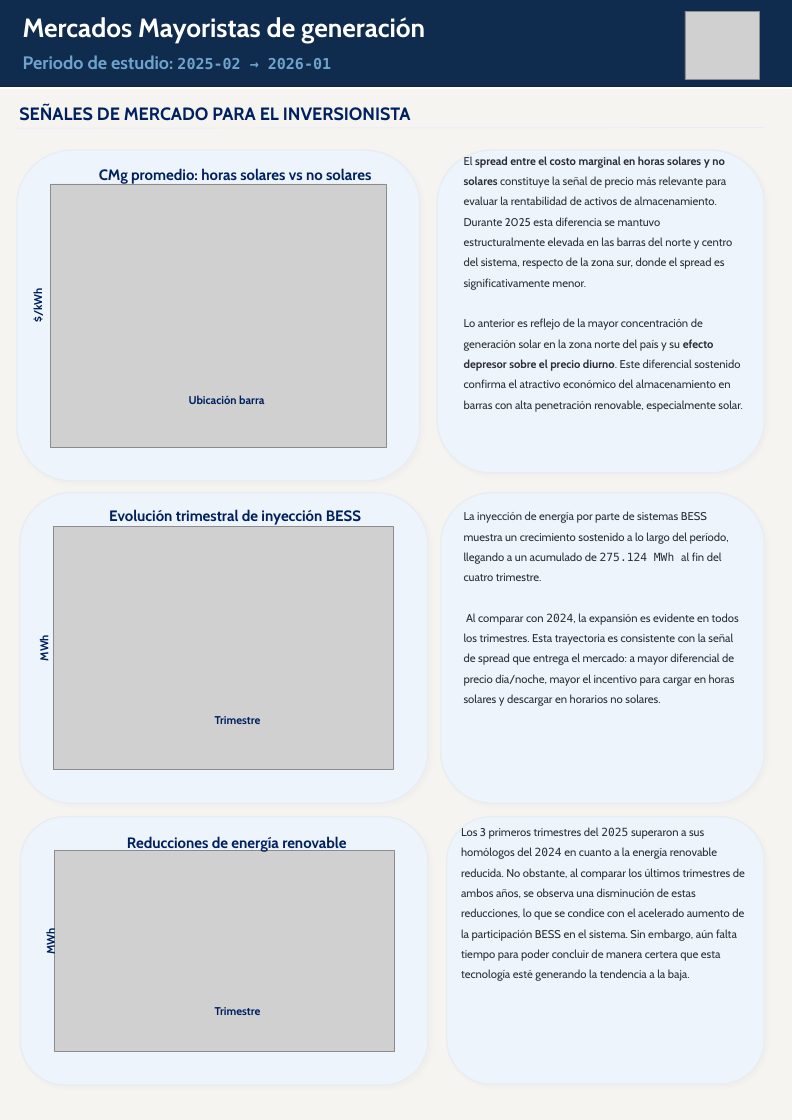
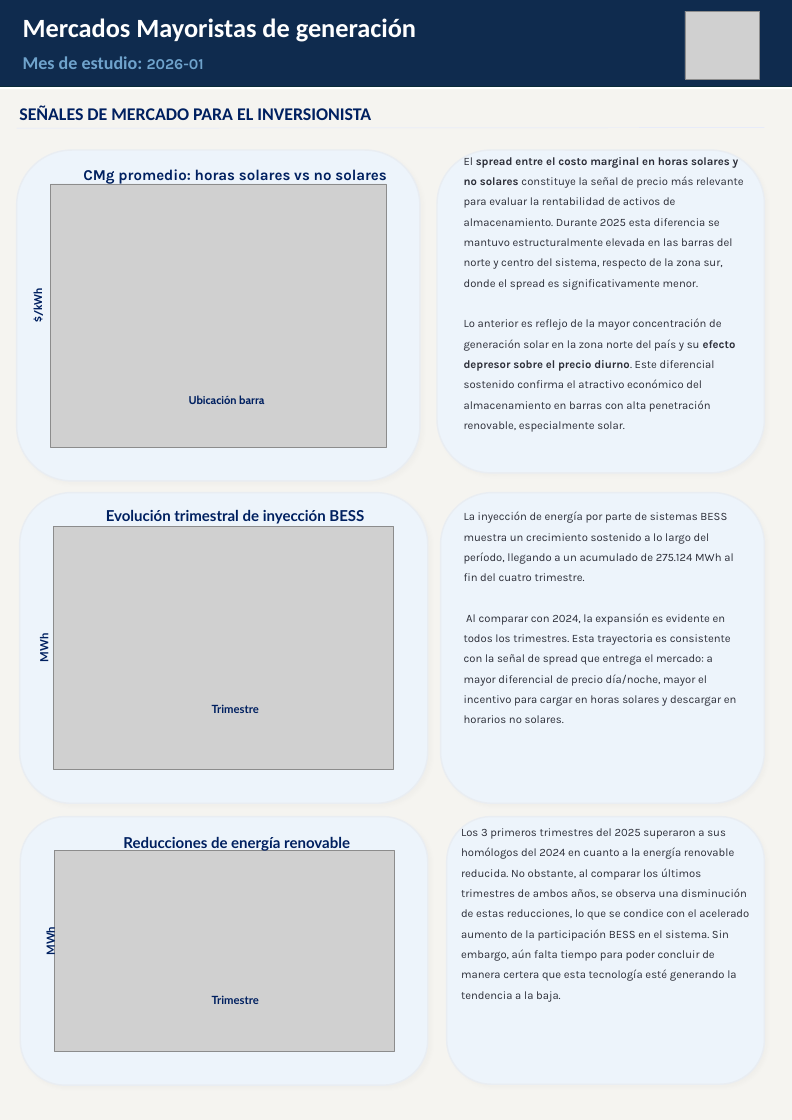
Before and after one commit to Pinzun/reporte_generacion, a slide deck: slide 2 of data/processed/reports/reporte_generacion.pptx. Drawn at 792x1120 pixels with LibreOffice and Linux fonts; fonts in the diff are those of the drawing; grey boxes stand for pictures. Boxes give left, top, right and bottom in pixels: in the first picture for what was removed or moved away, otherwise in the second. Text is boxed around its words. In the diff, an @@ line names an element or a change of style, - is before the commit and + after.

```diff
--- a/data/processed/reports/reporte_generacion.pptx
+++ b/data/processed/reports/reporte_generacion.pptx
@@ text "Mercados Mayoristas de generación" at box(23, 18, 416, 42): font Cabin to Calibri @@
@@ text at box(23, 56, 204, 69): text changed; font Cabin to Calibri @@
-Periodo de estudio: 2025-02 → 2026-01
+Mes de estudio: 2026-01
@@ text "SEÑALES DE MERCADO PARA EL ..." at box(19, 105, 371, 120): font Cabin to Calibri @@
@@ text "El spread entre el costo ..." at box(464, 157, 744, 432): font Cabin to Karla @@
@@ text "CMg promedio: horas solares vs ..." at box(83, 169, 387, 185): font Cabin to Karla @@
@@ text "La inyección de energía por ..." at box(464, 511, 737, 723): font Cabin to Karla; font DejaVu Sans Mono to Karla in "275.124 MWh", "2024," @@
@@ text "Trimestre": place and size @@
-text "Trimestre" at box(215, 716, 261, 724)
+text "Trimestre" at box(212, 704, 259, 713)
@@ text "Los 3 primeros trimestres del ..." at box(461, 828, 749, 1002): font Cabin to Karla; font DejaVu Sans Mono to Karla in "2025 2024" @@
@@ font Cabin to Lato in 6 elements at box(106, 509, 364, 524), box(37, 636, 51, 661), box(44, 929, 58, 956), box(123, 837, 350, 852), box(212, 704, 259, 713), box(212, 995, 259, 1004) @@
@@ text "Trimestre": place and size @@
-text "Trimestre" at box(215, 1007, 261, 1015)
+text "Trimestre" at box(212, 995, 259, 1004)
```
Also in this commit, not shown: 2 other slides changed, 14 other files.
